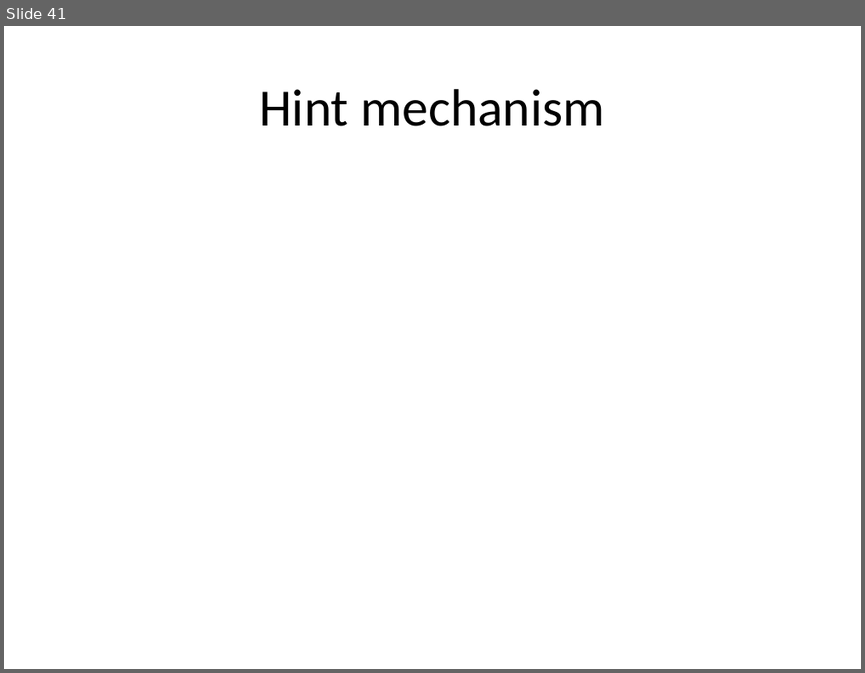
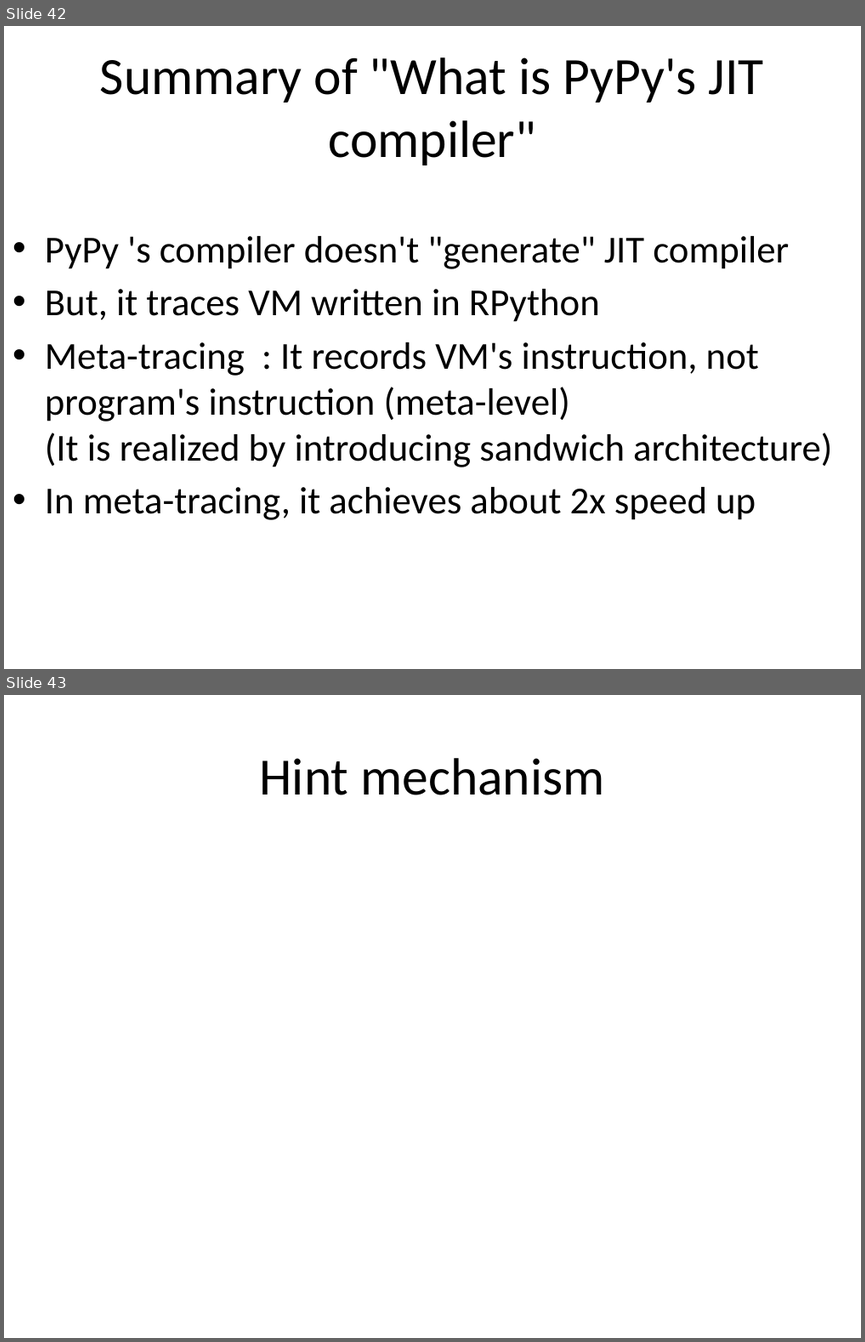
Before and after one commit to ryotaro/pyconjp2012slide, a slide deck: master/Fundamental Technologies Used in PyPy JIT Compiler.pptx. Shown one above the other, each under a label of ours: slide 41 before the commit, slides 42 and 43 after it. The pictures are 865x673 and 865x1342 pixels, drawn with LibreOffice and Linux fonts; fonts in the diff are those of the drawing. Boxes give left, top, right and bottom in pixels: in the first picture for what was removed or moved away, otherwise in the second. Text is boxed around its words. In the diff, an @@ line names an element or a change of style, - is before the commit and + after.

```diff
--- a/master/Fundamental Technologies Used in PyPy JIT Compiler.pptx
+++ b/master/Fundamental Technologies Used in PyPy JIT Compiler.pptx
@@ slide 42 added at (x1=4, y1=26, x2=861, y2=669), background #FFFFFF @@
@@ title added at (x1=100, y1=57, x2=764, y2=165), 44 pt, text #000000 @@
+Summary of "What is PyPy's JIT compiler"
@@ text added at (x1=45, y1=236, x2=832, y2=520), 32 pt, text #000000 @@
+• PyPy 's compiler doesn't "generate" JIT compiler
+• But, it traces VM written in RPython
+• Meta-tracing : It records VM's instruction, not program's instruction (meta-level)
+  (It is realized by introducing sandwich architecture)
+• In meta-tracing, it achieves about 2x speed up
@@ what was slide 41 is now slide 43 @@
```
Also in this commit, not shown: 2 slides changed, 1 other slide added.
